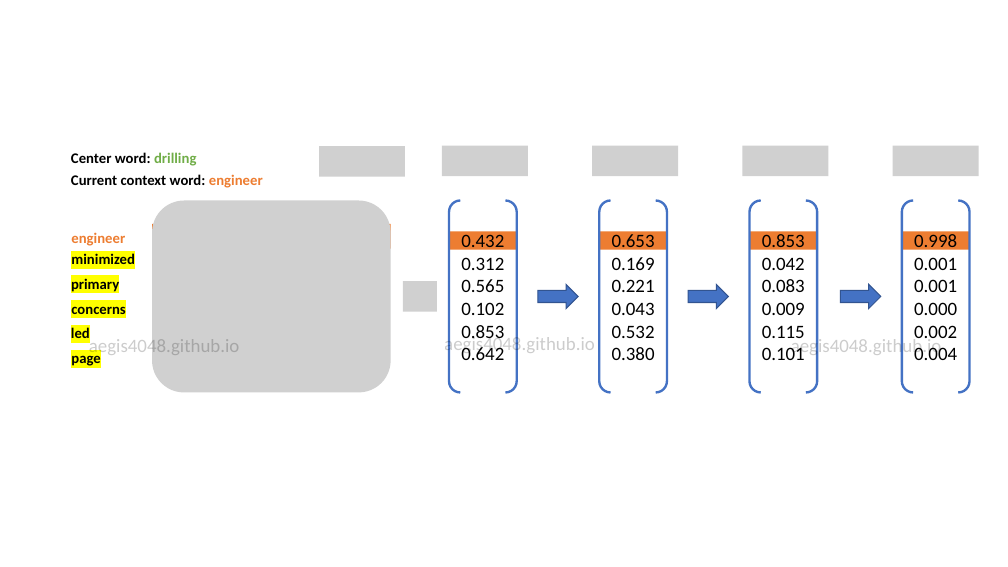
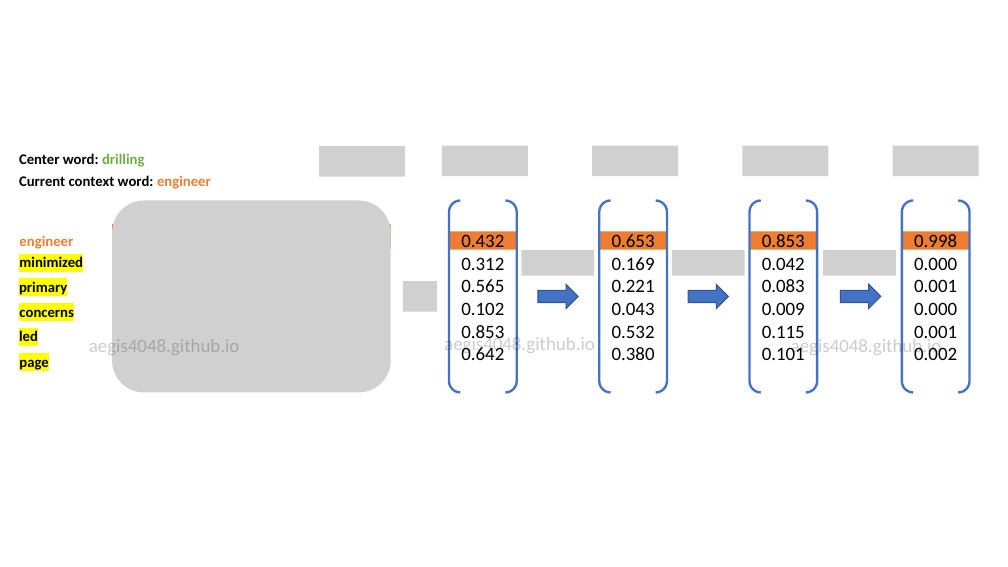
Before and after one commit to aegis4048/aegis4048.github.io, a slide deck: slide 2 of downloads/notebooks/spatial.pptx. Drawn at 1008x567 pixels with LibreOffice and Linux fonts; fonts in the diff are those of the drawing; grey boxes stand for pictures. Boxes give left, top, right and bottom in pixels: in the first picture for what was removed or moved away, otherwise in the second. Text is boxed around its words. In the diff, an @@ line names an element or a change of style, - is before the commit and + after.

```diff
--- a/downloads/notebooks/spatial.pptx
+++ b/downloads/notebooks/spatial.pptx
@@ text "Center word: drilling": place and size @@
-text "Center word: drilling" at <box>71,152,196,166</box>
+text "Center word: drilling" at <box>19,153,144,167</box>
@@ text "Current context word: engineer": place and size @@
-text "Current context word: engineer" at <box>71,174,263,188</box>
+text "Current context word: engineer" at <box>19,175,211,189</box>
@@ picture: place and size @@
-picture at <box>152,200,391,392</box>
+picture at <box>112,200,391,392</box>
@@ rectangle: place and size @@
-rectangle at <box>152,224,391,249</box>
+rectangle at <box>112,224,391,250</box>
@@ picture added at <box>522,250,594,276</box> @@
@@ picture added at <box>672,250,745,276</box> @@
@@ picture added at <box>823,250,896,276</box> @@
@@ text in bracket pair at <box>914,257,957,270</box>: text changed @@
-0.001
+0.000
@@ text "primary": place and size @@
-text "primary" at <box>71,278,119,292</box>
+text "primary" at <box>19,281,67,295</box>
@@ 4 texts: place and size @@
-4 texts at <box>71,232,135,366</box>
+4 texts at <box>19,235,83,370</box>
@@ text "led": place and size @@
-text "led" at <box>71,327,90,338</box>
+text "led" at <box>19,330,38,341</box>
@@ text in bracket pair at <box>914,325,957,343</box>: paragraph added @@
+0.001
@@ text in bracket pair at <box>914,345,957,360</box>: paragraph removed @@
-0.004
```
Also in this commit, not shown: 1 other slide changed, 15 other files.
